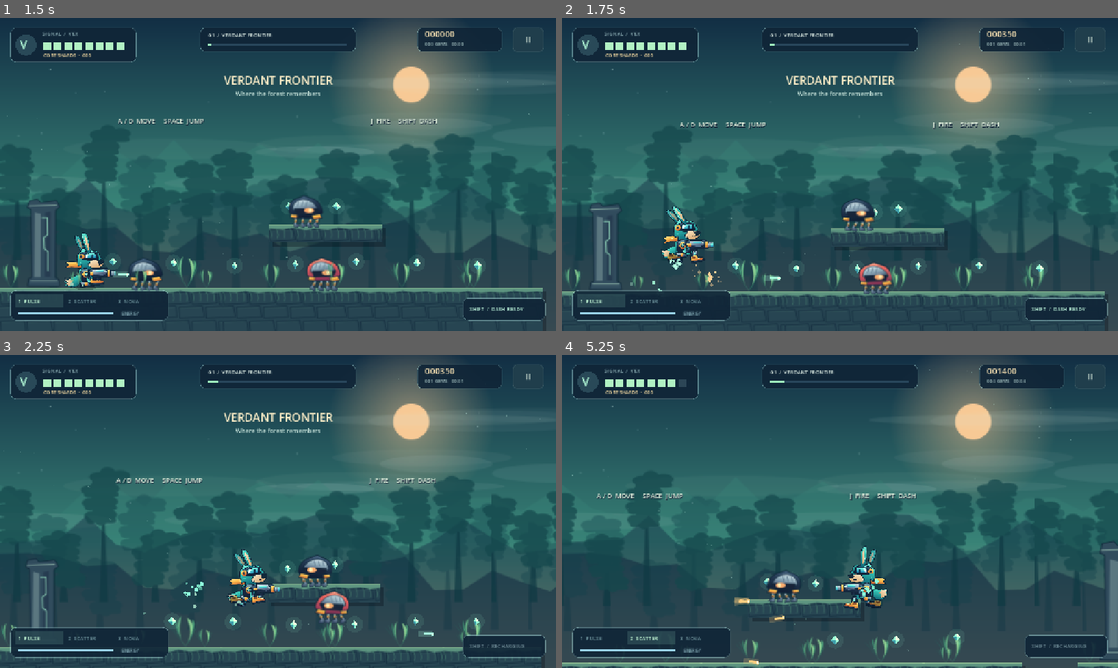
Above: before the commit, frames 1-4 (two rows, left to right).
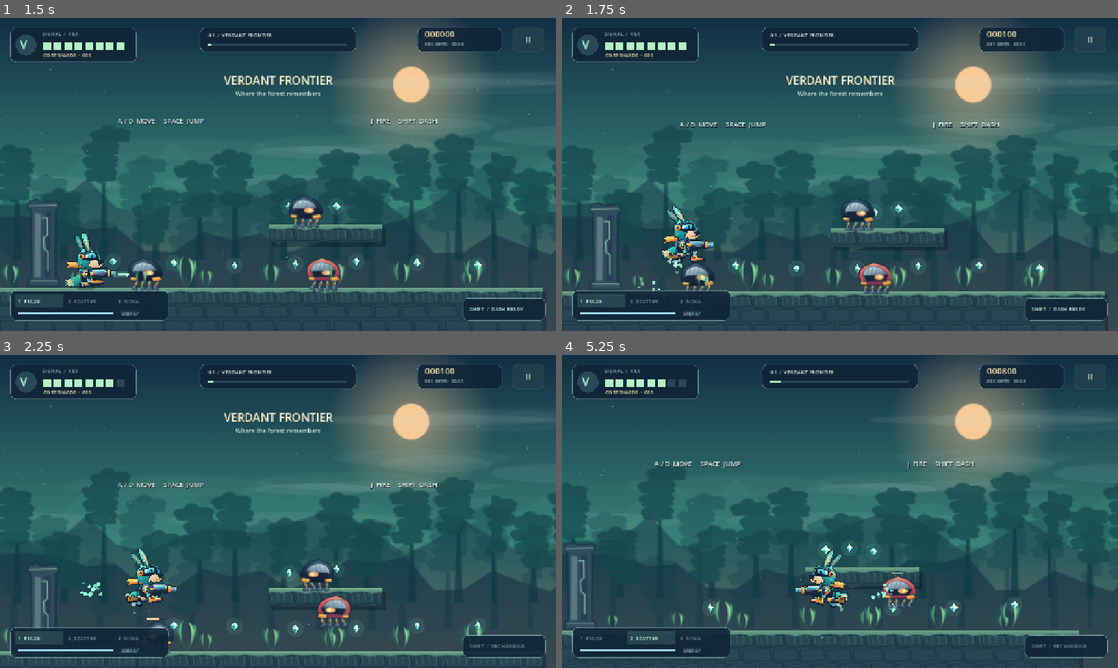
Above: after the commit, the same moments.

Repository: ilia55555/game-2D
Game: Godot game, scene res://scenes/main.tscn
Two runs of this game, one before a commit and one after it. Both use one fixed random seed, a clock stepped at 60 frames per second and the inputs below.
Inputs (mouse positions are in pixels of both pictures, inside the frame that each line leads up to):
- Up to frame 1 (1.5 s): click "BEGIN JOURNEY" at 0.5 s; tap Enter at 1.25 s; move the mouse to (400, 158) at 1.27 s; hold D (move_right) from 1.28 s (still down); hold S (crouch) from 1.28 s (still down); click (400, 158) at 1.42 s
- Up to frame 2 (1.75 s): keep holding D (move_right); keep holding S (crouch); tap Space (jump) at 1.52 s
- Up to frame 3 (2.25 s): keep holding D (move_right); tap Space (jump) at 1.82 s; move the mouse to (166, 527) at 2.02 s; release S (crouch) at 2.03 s; tap Shift (dash) at 2.1 s
- Up to frame 4 (5.25 s): tap Space (jump) at 2.27, 2.57, 3.77, 4.07, 4.52, 4.82 s; move the mouse to (895, 442) at 2.77 s; release D (move_right) at 2.78 s; hold A (move_left) 2.78-3.53 s; hold J (fire) 2.78-3.53 s; move the mouse to (812, 574) at 3.52 s; hold D (move_right) 3.53-5.03 s; tap Q (weapon) at 3.6 s; click (812, 574) at 3.67 s; move the mouse to (1006, 558) at 4.27 s; tap Z at 4.35 s; move the mouse to (673, 464) at 5.02 s; hold A (move_left) from 5.03 s (still down); tap K at 5.1 s

Frame 1 is identical in both runs. In frame 2, 0.4% of the frame differs, in the area x 12-81%, y 4-88%; in frame 3, 6.3%; in frame 4, 13%, in the area x 0-100%, y 4-100%.
Error before the commit: Invalid call. Nonexistent function 'shot_effect' in base 'Node2D (level.gd)'. (res://scripts/projectile.gd:67)

Commit message:
Assign projectile families and shared shot effects

Diff:
--- a/scripts/level.gd
+++ b/scripts/level.gd
@@ -8,6 +8,8 @@
 const Pickup = preload("res://scripts/pickup.gd")
 const Mechanism = preload("res://scripts/mechanism.gd")
 const Projectile = preload("res://scripts/projectile.gd")
+const ShotEffect = preload("res://scripts/shot_effect.gd")
+const Sheet16 = preload("res://scripts/sprite_sheet_16.gd")
 const Effects = preload("res://scripts/effects.gd")
 var index: int = 0
 var definition: Dictionary
@@ -34,6 +36,7 @@
 var banner_title: String = ""
 var banner_subtitle: String = ""
 var touch: Dictionary = {}
+var shot_serial: int = 0
 
 func _ready() -> void:
 	process_mode = Node.PROCESS_MODE_PAUSABLE
@@ -223,6 +226,7 @@
 	if not is_inside_tree(): return
 	# Boss encounter resets as a unit; no attacks, barriers or references survive a retry.
 	for shot in get_tree().get_nodes_in_group("projectiles"): shot.queue_free()
+	for effect in get_tree().get_nodes_in_group("shot_effects"): effect.queue_free()
 	if boss_started and not boss_defeated:
 		if is_instance_valid(boss):
 			remove_child(boss)
@@ -244,6 +248,7 @@
 	boss_defeated = true
 	score += 5000
 	for shot in get_tree().get_nodes_in_group("projectiles"): shot.queue_free()
+	for effect in get_tree().get_nodes_in_group("shot_effects"): effect.queue_free()
 	if is_instance_valid(arena_gate): arena_gate.queue_free()
 	player.invincible = 4.0
 	banner("GUARDIAN DEFEATED","Enter the gate to continue",5)
@@ -260,8 +265,13 @@
 	GameState.complete(index,score,elapsed,gems,relics)
 	get_parent().stage_finished()
 
-func projectile(pos: Vector2,vel: Vector2,friendly: bool,damage: int,color: Color,kind: String = "bolt") -> void:
-	if get_tree().get_nodes_in_group("projectiles").size()>200: return
+func projectile(pos: Vector2,vel: Vector2,friendly: bool,damage: int,color: Color,kind: String = "bolt",family: String = "",spawn_muzzle: bool = true) -> int:
+	if get_tree().get_nodes_in_group("projectiles").size()>200:
+		return -1
+	if family.is_empty():
+		family = "player_pulse" if friendly else "enemy_bolt"
+	shot_serial += 1
+	var current_shot_id = shot_serial
 	var shot = Projectile.new()
 	shot.world = self
 	shot.position = pos
@@ -270,8 +280,27 @@
 	shot.damage = damage
 	shot.tint = color
 	shot.kind = kind
+	shot.family = family
+	shot.shot_id = current_shot_id
+	if spawn_muzzle:
+		shot_effect(pos, family, current_shot_id, 0, 3, vel.normalized(), 64.0 if kind != "nova" else 88.0)
 	# Some calls originate inside physics callbacks. Defer scene attachment safely.
 	add_child.call_deferred(shot)
+	return current_shot_id
+
+func shot_effect(pos: Vector2,family: String,shot_id: int,first_frame: int,last_frame: int,direction: Vector2,display_height: float = 64.0) -> bool:
+	if Sheet16.find_path("projectiles", family).is_empty():
+		return false
+	var effect = ShotEffect.new()
+	effect.position = pos
+	effect.family = family
+	effect.shot_id = shot_id
+	effect.first_frame = first_frame
+	effect.last_frame = last_frame
+	effect.direction = direction if direction.length_squared() > 0.0 else Vector2.RIGHT
+	effect.display_height = display_height
+	add_child.call_deferred(effect)
+	return true
 
 func burst(pos: Vector2,color: Color,count: int) -> void:
 	if is_instance_valid(fx): fx.burst(pos,color,count)
